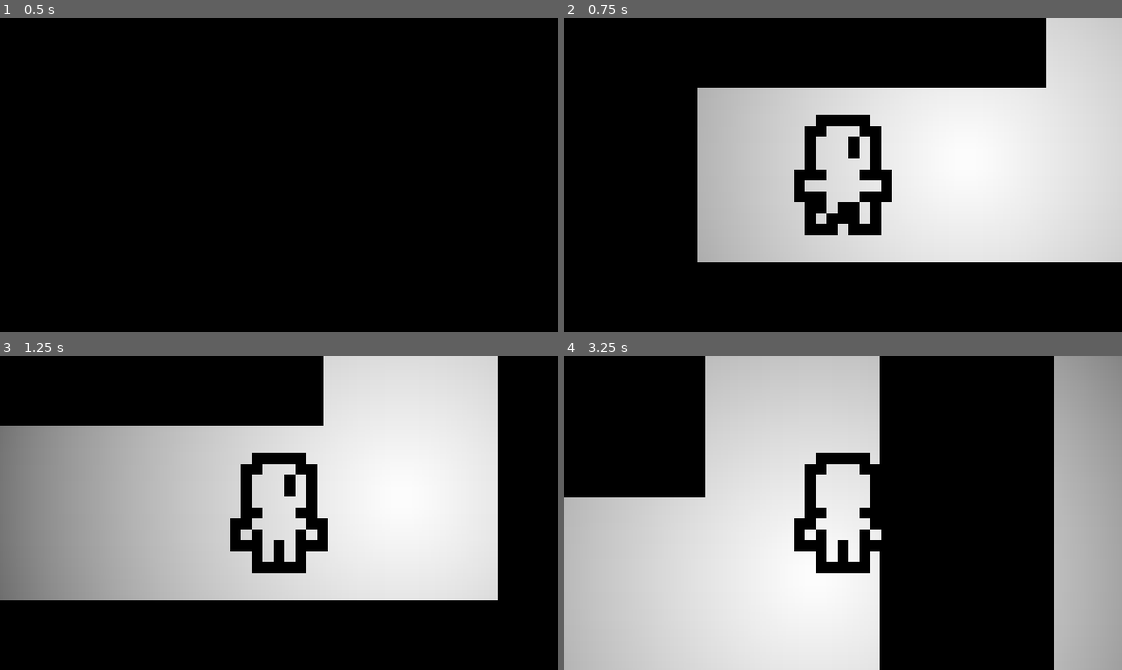
Above: before the commit, frames 1-4 (two rows, left to right).
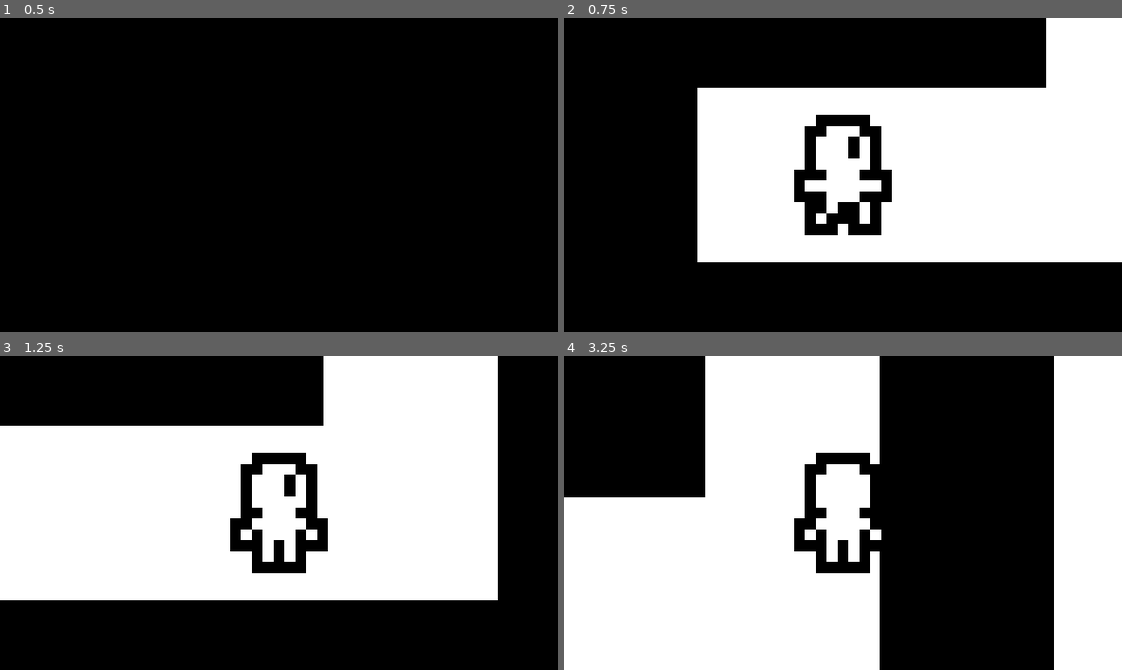
Above: after the commit, the same moments.

Repository: CasBogart/MINOTAUR
Game: Godot game, scene res://src/labyrinth.tscn
Two runs of this game, one before a commit and one after it. Both use one fixed random seed, a clock stepped at 60 frames per second and the inputs below. The project has no main scene, so this scene is started directly.
Inputs (mouse positions are in pixels of both pictures, inside the frame that each line leads up to):
- Up to frame 1 (0.5 s): no input
- Up to frame 2 (0.75 s): tap Enter at 0.5 s; move the mouse to (965, 159) at 0.52 s; hold D (move_right) from 0.53 s (still down); hold Shift (run) from 0.53 s (still down); tap Space (lantern_interact) at 0.6 s
- Up to frame 3 (1.25 s): keep holding D (move_right); keep holding Shift (run)
- Up to frame 4 (3.25 s): move the mouse to (731, 528) at 1.27 s; release D (move_right) at 1.28 s; release Shift (run) at 1.28 s; hold S (move_down) 1.28-2.03 s; tap Shift (run) at 1.35, 2.85 s; tap Space (lantern_interact) at 1.55, 2, 2.1, 3.05 s; move the mouse to (898, 443) at 2.02 s; hold D (move_right) 2.03-2.78 s; hold Shift (run) 2.03-2.78 s; tap Enter at 2.75 s; move the mouse to (815, 575) at 2.77 s; hold W (move_up) from 2.78 s (still down)

Frame 1 is identical in both runs. In frame 2, 26% of the frame differs, in the area x 23-100%, y 0-78%; in frame 3, 36%; in frame 4, 41%, in the area x 0-100%, y 0-100%.

Commit message:
some more bullshit
reworked follow i think it works now i hate it here, more flag implementation and mino doesn't show on map

Diff:
--- a/common/aster/aster.gd
+++ b/common/aster/aster.gd
@@ -3,7 +3,8 @@
 @onready var animated_sprite: AnimatedSprite2D = $AnimatedSprite2D
 @onready var state_machine: StateMachine = $StateMachine
 @onready var player_cam: Camera2D = $PlayerCam
-@onready var lantern = $Lantern
+
+@export var lantern: Lantern
 
 # i just made some bullshittttt
 
@@ -11,6 +12,7 @@
 	state_machine.init(self)
 	self.add_to_group("minotarget")
 	SignalBus.open_map.connect(map_open)
+	SignalBus.close_map.connect(map_close)
 
 	# this is convoluted but makes sure the character is facing south when you load in
 	animated_sprite.play("walkforward")
@@ -29,11 +31,13 @@
 	state_machine.process_input(event)
 
 func map_open(camera: Camera2D):
-	# i don't even know but it looks like it works
-	lantern.hide_lantern(camera)
 	if not camera.enabled:
+		Flags.map_opened = true
 		camera.enabled = true
 		player_cam.enabled = false
-	else:
+
+func map_close(camera: Camera2D):
+	if camera.enabled:
+		Flags.map_opened = false
 		player_cam.enabled = true
 		camera.enabled = false
--- a/common/aster/aster.tscn
+++ b/common/aster/aster.tscn
@@ -114,11 +114,10 @@
 "speed": 6.0
 }]
 
-[node name="Aster" type="CharacterBody2D" unique_id=1215084856 groups=["minotarget"]]
+[node name="Aster" type="CharacterBody2D" unique_id=1215084856 node_paths=PackedStringArray("lantern") groups=["minotarget"]]
 collision_mask = 260
 script = ExtResource("1_lwfef")
-
-[node name="Lantern" parent="." unique_id=210182222 instance=ExtResource("2_w5ep6")]
+lantern = NodePath("Lantern")
 
 [node name="CollisionShape2D" type="CollisionShape2D" parent="." unique_id=645203980]
 scale = Vector2(0.3, 0.3)
@@ -156,3 +155,5 @@
 
 [node name="RunTimer" type="Timer" parent="StateMachine" unique_id=391597508]
 wait_time = 0.5
+
+[node name="Lantern" parent="." unique_id=210182222 instance=ExtResource("2_w5ep6")]
--- a/common/minotaur/minotaur.gd
+++ b/common/minotaur/minotaur.gd
@@ -8,6 +8,7 @@
 @onready var search_area: Area2D = $SearchArea
 @onready var search_timer: Timer = $SearchTimer
 @onready var state_machine: StateMachine = $StateMachine
+@onready var sprite: Sprite2D = $Sprite2D
 
 @export var PursueState: State
 @export var FollowState: State
@@ -20,6 +21,9 @@
 	state_machine.init(self)
 	SignalBus.player_running.connect(player_follow)
 	SignalBus.lantern_follow.connect(lantern_follow)
+	SignalBus.open_map.connect(hide_sprite)
+	SignalBus.close_map.connect(show_sprite)
+	search_timer.start()
 
 func _process(delta: float) -> void:
 	state_machine.process(delta)
@@ -32,31 +36,35 @@
 
 func _unhandled_input(event: InputEvent) -> void:
 	state_machine.process_input(event)
-
-# this is probably fucked up rn but I'll figure it out later
-
-func _on_search_area_body_entered(_body: Node2D) -> void:
-	search_timer.start()
-
-func _on_search_area_body_exited(_body: Node2D) -> void:
-	search_timer.stop()
-
+#
 func _on_search_timer_timeout() -> void:
 	current_raycast_collider = raycast.get_collider()
 	current_lantern_raycast_collider = lantern_raycast.get_collider()
 
-	if current_raycast_collider is CharacterBody2D and (current_raycast_collider.lantern.light.enabled == true or current_raycast_collider.velocity > Vector2(0, 0)) and not state_machine.current_state == PursueState:
+	if current_raycast_collider is CharacterBody2D and (current_raycast_collider.lantern.light.enabled or current_raycast_collider.velocity > Vector2(0, 0)) and not state_machine.current_state == PursueState:
 		state_machine.change_state(PursueState)
+	#### HERE ####################
+	elif current_lantern_raycast_collider is Lantern and current_lantern_raycast_collider.light.enabled:
+		lantern_following = true
+		SignalBus.emit_signal("lantern_follow", current_lantern_raycast_collider.position)
 
-# these should really be the same function but idc
+## these should really be the same function but idc
 func player_follow(pos: Vector2):
-	if not state_machine.current_state == PursueState:
+	if not state_machine.current_state == PursueState and not state_machine.current_state == FollowState:
 		nav_agent.target_position = pos
 		state_machine.change_state(FollowState)
+	elif not state_machine.current_state == PursueState:
+		nav_agent.target_position = pos
 
-# this gets fucked up if lantern is too close to minotaur when everything initializes, see if that can be fixed?
 func lantern_follow(pos: Vector2):
-	if not state_machine.current_state == PursueState:
-		lantern_following = true
+	if not state_machine.current_state == PursueState and not state_machine.current_state == FollowState:
 		nav_agent.target_position = pos
 		state_machine.change_state(FollowState)
+	elif not state_machine.current_state == PursueState:
+		nav_agent.target_position = pos
+
+func hide_sprite(_cam: Camera2D):
+	sprite.visible = false
+
+func show_sprite(_cam: Camera2D):
+	sprite.visible = true
--- a/common/minotaur/minotaur.tscn
+++ b/common/minotaur/minotaur.tscn
@@ -26,7 +26,8 @@
 collision_mask = 5
 
 [node name="LanternCast" type="RayCast2D" parent="." unique_id=969582243]
-collision_mask = 4
+collision_mask = 260
+collide_with_areas = true
 
 [node name="CollisionShape2D" type="CollisionShape2D" parent="." unique_id=855484312]
 shape = SubResource("CapsuleShape2D_xgclo")
@@ -87,7 +88,7 @@
 metadata/_custom_type_script = "uid://bdg4sx6bwp0pv"
 
 [node name="FollowTimer" type="Timer" parent="StateMachine" unique_id=662837446]
-wait_time = 0.8
+wait_time = 0.5
 
 [node name="SearchArea" type="Area2D" parent="." unique_id=434927290]
 collision_layer = 256
--- a/global/flags.gd
+++ b/global/flags.gd
@@ -1,7 +1,7 @@
 extends Node
 
 # 0 is tutorial, 1 minotaur, 2 dark, 3 no icon, 4 no map, 5 funny
-var level: int = 3
+var level: int = 1
 
 var here_before: bool = false
 var map_opened: bool = false
--- a/global/signalbus.gd
+++ b/global/signalbus.gd
@@ -3,3 +3,4 @@
 signal player_running(pos: Vector2)
 signal lantern_follow(pos: Vector2)
 signal open_map(camera: Camera2D)
+signal close_map(camera: Camera2D)
--- a/src/labyrinth.gd
+++ b/src/labyrinth.gd
@@ -25,7 +25,6 @@
 			generate()
 		Flags.here_before = true
 
-
 func _input(_event: InputEvent) -> void:
 	if Input.is_action_just_pressed("map"):
 		if dark.visible:
@@ -35,9 +34,10 @@
 
 		if Flags.map_opened:
 			Flags.map_opened = false
+			SignalBus.emit_signal("close_map", cam)
 		elif not Flags.map_opened:
 			Flags.map_opened = true
-		SignalBus.emit_signal("open_map", cam)
+			SignalBus.emit_signal("open_map", cam)
 
 func generate() -> labyrinth:
 	rng.seed = hash(Time.get_datetime_string_from_system(false, true))
@@ -47,10 +47,9 @@
 	draw_map(map)
 	spawn_objects(map)
 
+	# !!!!!!!!!!!!!!!!!!!!!!!!!!!!!!! ok now this just loads an empty screen?????
 	if not has_exit:
-		self.clear()
-		self.remove_child(minotaur)
-		self.remove_child(aster)
+		self.queue_free()
 
 	return self
 
--- a/src/lantern.gd
+++ b/src/lantern.gd
@@ -1,7 +1,6 @@
 class_name Lantern extends Node2D
 
 @onready var light: PointLight2D = $PointLight2D
-@onready var area: Area2D = $Area2D
 @onready var lantern_timer: Timer = $Timer
 var light_has_been_disabled: bool = true
 var num: int = 0
@@ -10,34 +9,24 @@
 	if Flags.level < 5 and Flags.level > 1:
 		light.texture_scale = 1.5
 	SignalBus.open_map.connect(hide_lantern)
+	SignalBus.close_map.connect(show_lantern)
 
 func _input(_event: InputEvent) -> void:
-	if Input.is_action_just_released("lantern_interact") and not light.enabled:
-		light.enabled = true
-	elif Input.is_action_just_released("lantern_interact") and light.enabled:
-		light_has_been_disabled = true
-		light.enabled = false
-
-func _on_area_2d_body_entered(_body: Node2D) -> void:
-	if lantern_timer.is_stopped() and light_has_been_disabled and Flags.map_opened == false:
-		# FUCK YOUUUUUUUUU
-		SignalBus.emit_signal("lantern_follow", get_global_mouse_position())
-		# delay timer until next time minotaur can be lured
-		lantern_timer.start(15 + (randf_range(5, 10) * num))
-		# increase time between lures
-		num += 1
-		light_has_been_disabled = false
+	if not Flags.map_opened:
+		if Input.is_action_just_released("lantern_interact") and not light.enabled:
+			light.enabled = true
+		elif Input.is_action_just_released("lantern_interact") and light.enabled:
+			light_has_been_disabled = true
+			light.enabled = false
 
 func hide_lantern(_cam: Camera2D):
-	if self.visible:
-		Input.mouse_mode = Input.MOUSE_MODE_CONFINED_HIDDEN
-		self.visible = false
-		area.monitorable = false
-		area.monitoring = false
-		light.energy = 0
-	elif not self.visible:
-		Input.mouse_mode = Input.MOUSE_MODE_CONFINED
-		self.visible = true
-		area.monitorable = true
-		area.monitoring = true
-		light.energy = 1
+	self.visible = false
+	self.monitoring = false
+	self.monitorable = false
+	light.enabled = false
+
+func show_lantern(_cam: Camera2D):
+	self.visible = true
+	self.monitoring = true
+	self.monitorable = true
+	light.enabled = true
--- a/src/lantern.tscn
+++ b/src/lantern.tscn
@@ -1,6 +1,9 @@
 [gd_scene format=3 uid="uid://bs7j858qw0oq4"]
 
 [ext_resource type="Script" uid="uid://bvhrkyovql6bl" path="res://src/lantern.gd" id="1_m7ftc"]
+
+[sub_resource type="CircleShape2D" id="CircleShape2D_xtsm7"]
+radius = 2.5
 
 [sub_resource type="Gradient" id="Gradient_hikvm"]
 interpolation_color_space = 1
@@ -12,28 +15,22 @@
 fill = 1
 fill_from = Vector2(0.5, 0.5)
 
-[sub_resource type="CircleShape2D" id="CircleShape2D_m7ftc"]
-radius = 55.0
+[node name="Lantern" type="Area2D" unique_id=1951125356]
+collision_layer = 256
+collision_mask = 8
+script = ExtResource("1_m7ftc")
 
-[node name="Lantern" type="Node2D" unique_id=210182222]
-script = ExtResource("1_m7ftc")
+[node name="CollisionShape2D" type="CollisionShape2D" parent="." unique_id=541608040]
+shape = SubResource("CircleShape2D_xtsm7")
 
 [node name="PointLight2D" type="PointLight2D" parent="." unique_id=1777112776]
 enabled = false
+energy = 1.75
 shadow_enabled = true
 shadow_color = Color(0, 0, 0, 1)
 texture = SubResource("GradientTexture2D_m7ftc")
 texture_scale = 2.0
 
-[node name="Area2D" type="Area2D" parent="." unique_id=1343783056]
-collision_layer = 256
-collision_mask = 8
-
-[node name="CollisionShape2D" type="CollisionShape2D" parent="Area2D" unique_id=1016841338]
-shape = SubResource("CircleShape2D_m7ftc")
-
 [node name="Timer" type="Timer" parent="." unique_id=1833203135]
 wait_time = 45.0
 one_shot = true
-
-[connection signal="body_entered" from="Area2D" to="." method="_on_area_2d_body_entered"]
--- a/src/statemachine/minotaur2dstate/minoFollow.gd
+++ b/src/statemachine/minotaur2dstate/minoFollow.gd
@@ -10,8 +10,7 @@
 # this is just a slightly different pursue
 
 func enter():
-	if parent.lantern_following:
-		followTimer.start()
+	followTimer.start()
 
 func exit():
 	pass
@@ -21,13 +20,13 @@
 
 func process_physics(delta) -> State:
 	if parent.lantern_following:
-		if followTimer.timeout and (parent.lantern_raycast.get_collider() is Node2D or parent.lantern_raycast.get_target_position().length() < 50):
+		if followTimer.timeout and (parent.current_lantern_raycast_collider is Lantern or parent.lantern_raycast.get_target_position().length() < 150):
 			parent.nav_agent.target_position = parent.get_global_mouse_position()
 
 	if not parent.nav_agent.is_navigation_finished():
 		var nav_point_direction = parent.to_local(parent.nav_agent.get_next_path_position()).normalized()
 		parent.velocity = nav_point_direction * run_speed * delta
-	else:
+	elif parent.nav_agent.is_navigation_finished():
 		parent.lantern_following = false
 		return IdleState
 
--- a/src/statemachine/minotaur2dstate/minoPursue.gd
+++ b/src/statemachine/minotaur2dstate/minoPursue.gd
@@ -22,11 +22,12 @@
 		var nav_point_direction = parent.to_local(parent.nav_agent.get_next_path_position()).normalized()
 		parent.velocity = nav_point_direction * run_speed * delta
 
-	if parent.raycast.get_target_position().length() < 30 and not parent.raycast.get_collider() is CharacterBody2D:
-		return IdleState
-
 	if pursueTimer.timeout:
 		parent.nav_agent.target_position = get_tree().get_first_node_in_group("minotarget").position
+
+	if parent.raycast.get_target_position().length() < 100 and not parent.raycast.get_collider() is CharacterBody2D:
+		# there's an issue rn where after following it just starts idling, this is mostly bc there isn't a player death implemented yet
+		return IdleState
 
 	return null
 
